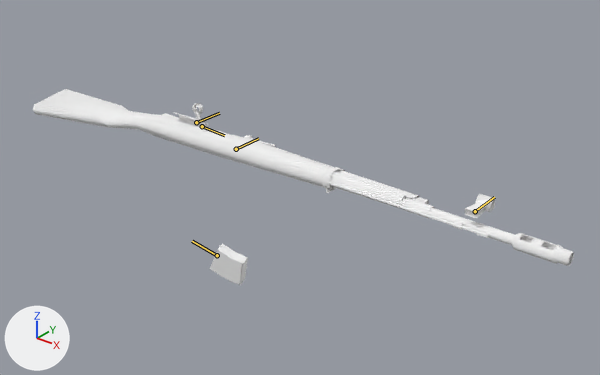
The glTF model xogot/assets/weapons/aether_waw_real/svt40/viewmodel.glb as it was, and as the next commit left it.
One viewpoint serves both versions: a 50 mm lens placed at (1.119, -1.183, 0.695), pointed at (0.167, 0.007, -0.042). Lighting does not change. The marker at lower left points along +X, +Y and +Z. The older version comes first. Both versions are drawn at frame 27 of the action 'PSA_viewmodel_svt40_reload'; the numbers are the values there. The bones that change, and the others that lie on the model, are drawn over the model as lines.

In view in the first picture: 'viewmodel_mp_svt40'.
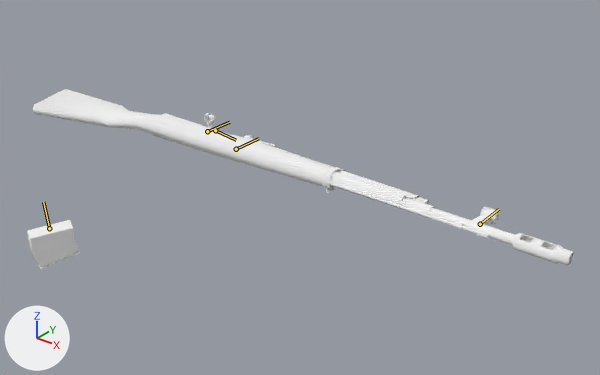
The edits, one by one:
Bone 'tag_iron_sights' (bone_tag_iron_sights) moves from (0.0, -0.024, 0.035) to (0.0, 0.0, 0.0).
Bone 'j_clip' (bone_j_clip) moves from (-0.091, 0.112, -0.363) to (-0.091, -0.345, -0.09).
Bone 'j_clip' (bone_j_clip) turns from (117, -63, -11) to (107, -5, 64) degrees about its own x, y and z.
Bone 'j_bolt' (bone_j_bolt) moves from (-0.05, -0.032, 0.032) to (-0.049, 0.001, 0.001).
Bone 'j_bolt' (bone_j_bolt) turns from (0, -1, -1) to (0, 0, 0) degrees about its own x, y and z.

Boxes [x1, y1, x2, y2] around the edits, measured in the pictures (600 x 375 px):
'viewmodel_mp_svt40', posed (8% shorter)
    before: [33, 89, 574, 285]
    after: [27, 89, 574, 269]
bone 'tag_iron_sights', root to tip
    before: (475, 211) to (494, 197)
    after: (480, 224) to (499, 209)
bone 'j_clip', root to tip
    before: (217, 255) to (192, 241)
    after: (49, 228) to (43, 202)
bone 'j_bolt', root to tip
    before: (196, 122) to (219, 113)
    after: (207, 131) to (229, 122)
